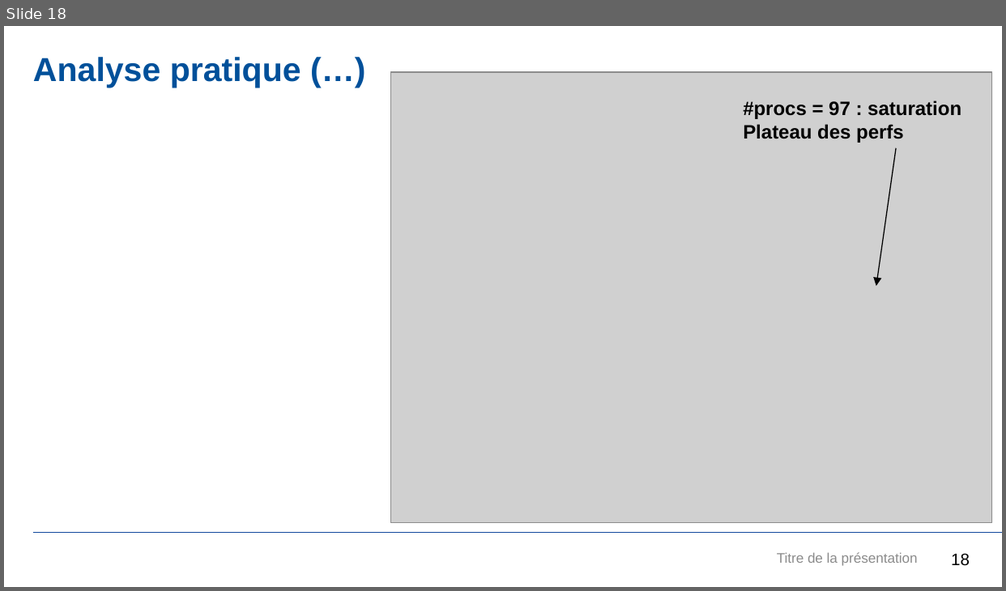
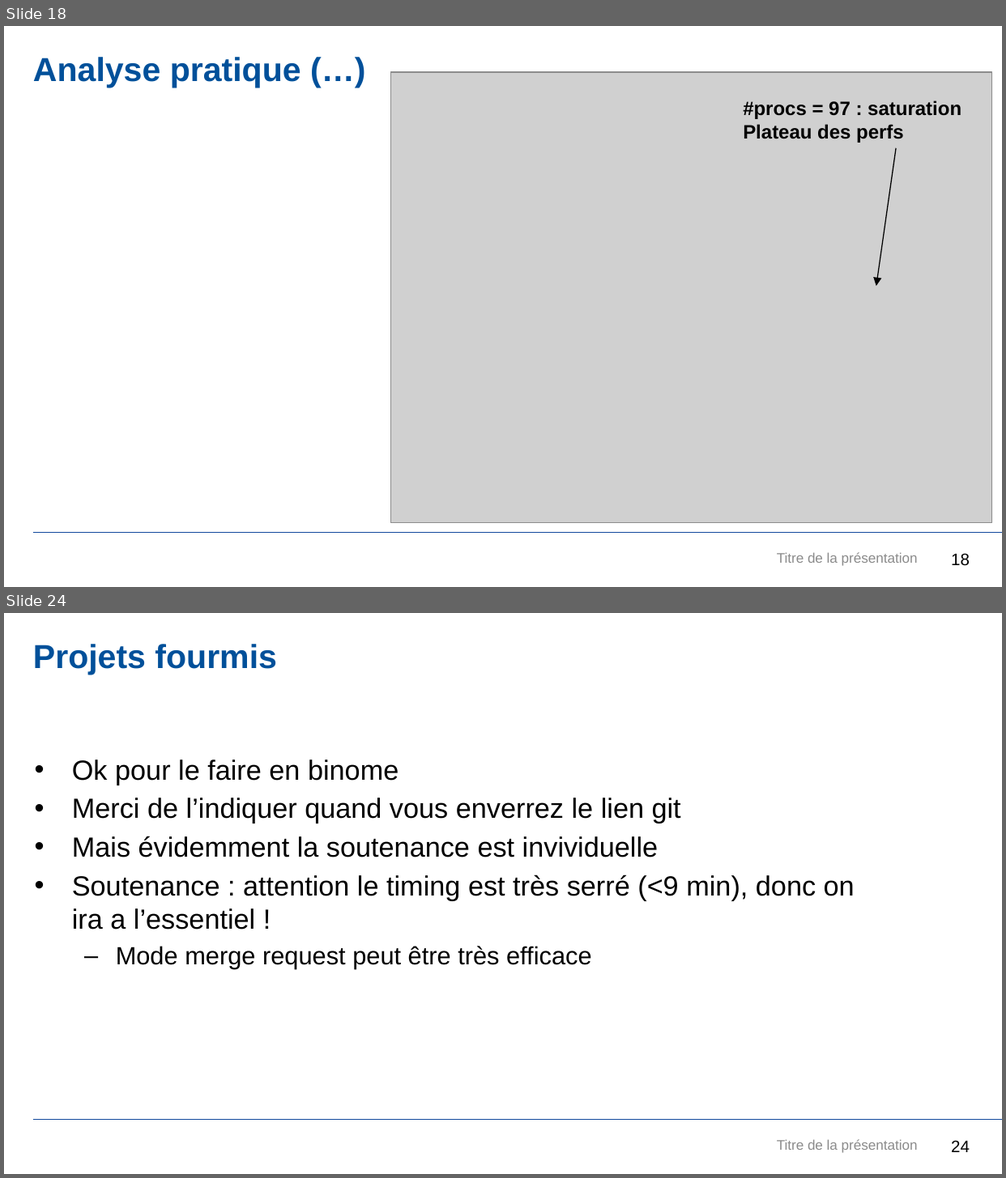
Before and after one commit to JDGaraudEnsta/OS202-2024, a slide deck: OS202.pptx. Shown one above the other, each under a label of ours: slide 18 before the commit, slides 18 and 24 after it; the slides between them are not shown. The pictures are 1006x591 and 1006x1178 pixels, drawn with LibreOffice and Linux fonts; fonts in the diff are those of the drawing; grey boxes stand for pictures; background and template pictures are left out. Boxes give left, top, right and bottom in pixels: in the first picture for what was removed or moved away, otherwise in the second. Text is boxed around its words. In the diff, an @@ line names an element or a change of style, - is before the commit and + after.

```diff
--- a/OS202.pptx
+++ b/OS202.pptx
@@ slide 24 added at bbox=[4, 613, 1002, 1174], background #FFFFFF; not listed: 1 template element that a slide beside it also shows @@
@@ title added at bbox=[33, 644, 277, 675], 24 pt, text #00509A, bold @@
+Projets fourmis
@@ text added at bbox=[72, 760, 854, 969], 20 pt, text #000000 @@
+• Ok pour le faire en binome
+• Merci de l’indiquer quand vous enverrez le lien git
+• Mais évidemment la soutenance est invividuelle
+• Soutenance : attention le timing est très serré (<9 min), donc on ira a l’essentiel !
+  – Mode merge request peut être très efficace
@@ text added at bbox=[777, 1139, 918, 1153], 10 pt, text #8C8C8C @@
+Titre de la présentation
@@ page number added at bbox=[951, 1140, 970, 1152], 12 pt, text #000000 @@
+24
```
Also in this commit, not shown: 2 slides changed, 4 other slides added.
